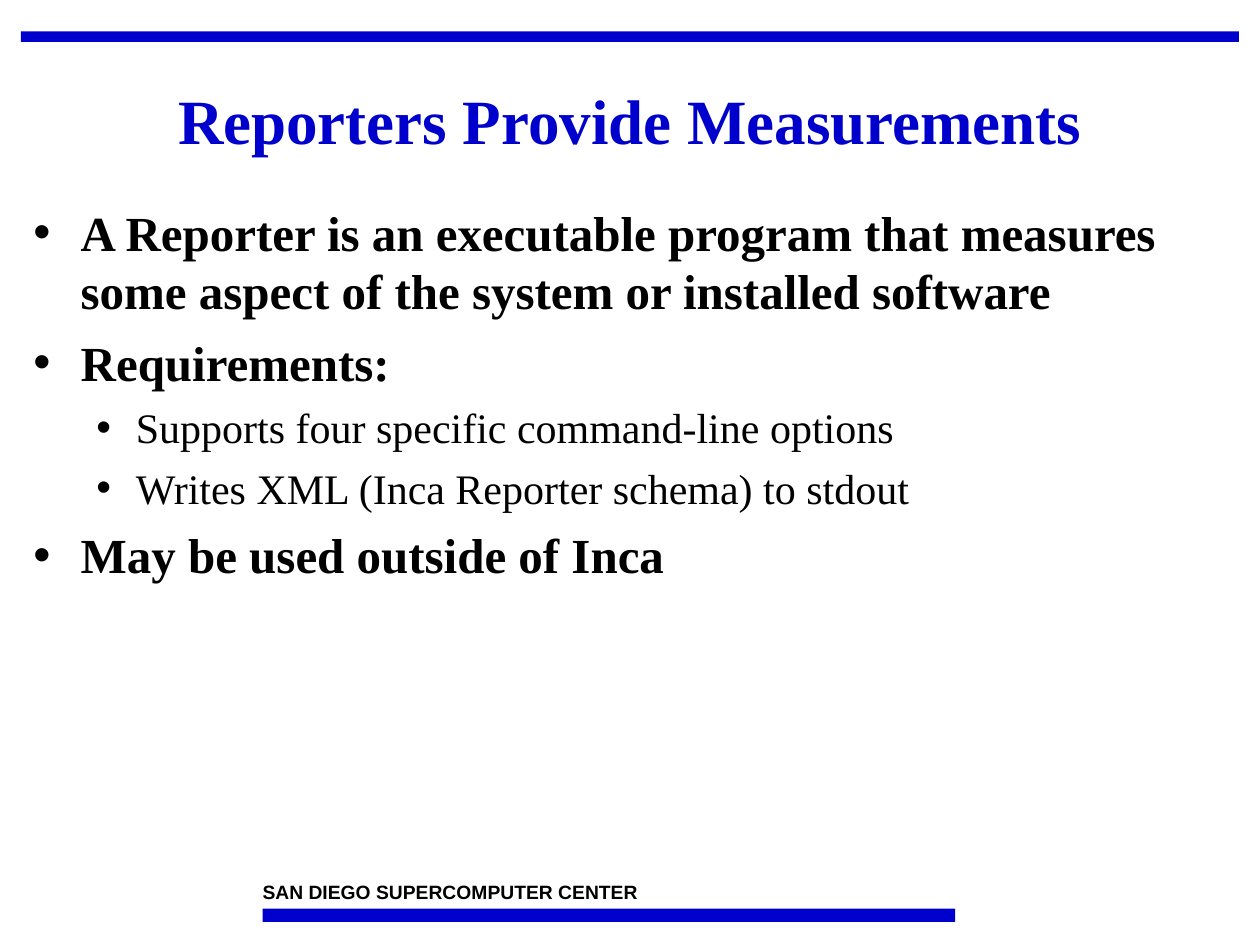
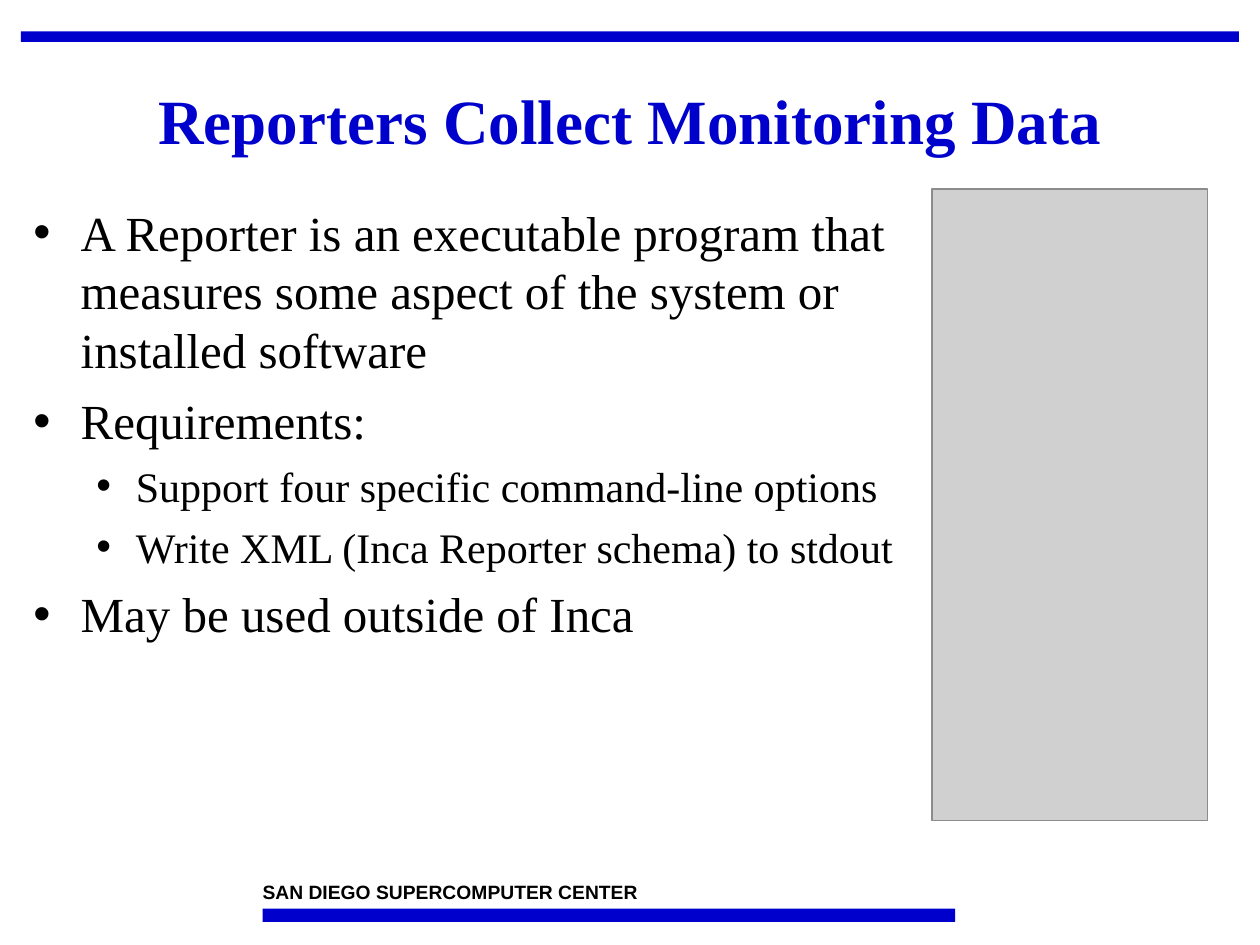
Before and after one commit to IncaProject/inca-xsede, a slide deck: slide 3 of talks/2008workshop/incaReporters.ppt. Drawn at 1260x945 pixels with LibreOffice and Linux fonts; fonts in the diff are those of the drawing; grey boxes stand for pictures; background and template pictures are left out. Boxes give left, top, right and bottom in pixels: in the first picture for what was removed or moved away, otherwise in the second. Text is boxed around its words. In the diff, an @@ line names an element or a change of style, - is before the commit and + after.

```diff
--- a/talks/2008workshop/incaReporters.ppt
+++ b/talks/2008workshop/incaReporters.ppt
@@ title at [158, 100, 1100, 156]: text changed @@
-Reporters Provide Measurements
+Reporters Collect Monitoring Data
@@ picture added at [932, 189, 1208, 820] @@
@@ text at [81, 217, 884, 642]: bold off in "A Reporter is an executable program that ...", "Requirements:", "May be used outside of Inca" @@
@@ text at [136, 472, 893, 572]: text changed @@
-  • Supports four specific command-line options
-  • Writes XML (Inca Reporter schema) to stdout
+  • Support four specific command-line options
+  • Write XML (Inca Reporter schema) to stdout
```
Also in this commit, not shown: 26 other slides changed.
